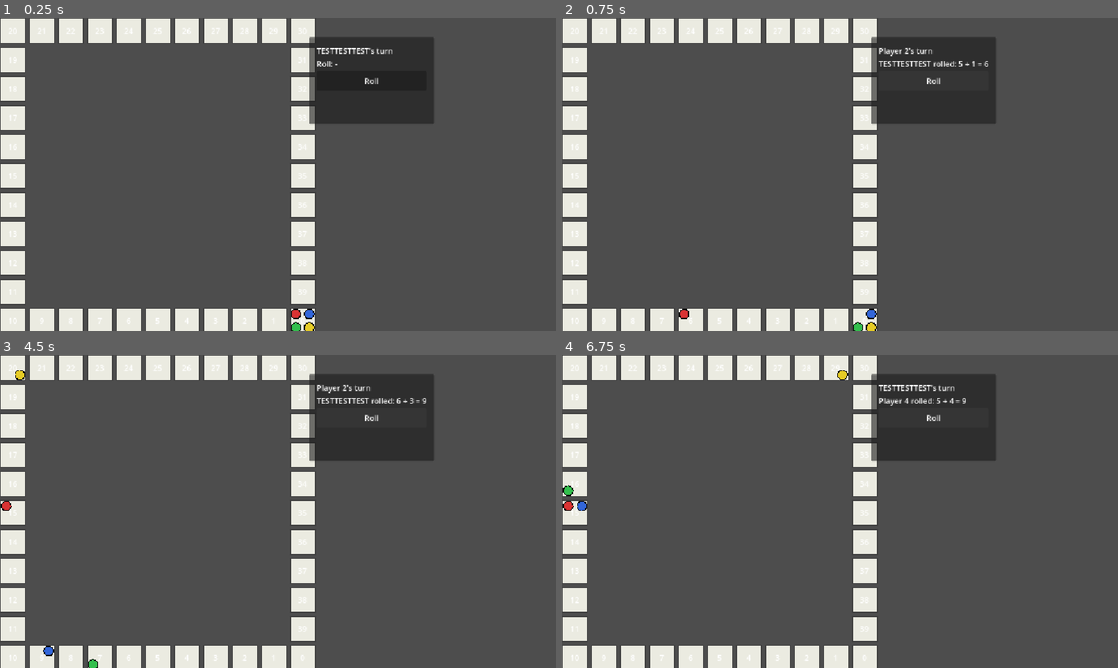
Above: before the commit, frames 1-4 (two rows, left to right).
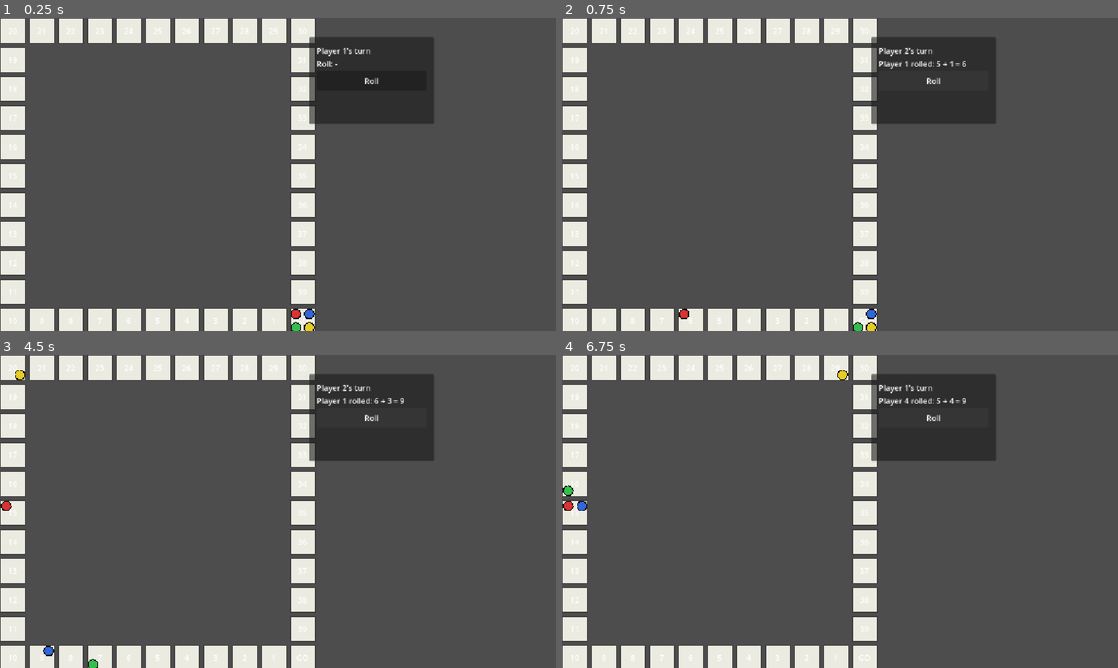
Above: after the commit, the same moments.

Repository: GregorRadovic/Magopoly
Game: Godot game, scene res://scenes/main.tscn
Same seed, same stepped clock (60 frames per second), same inputs: the game is played once before the commit and once after it.
Inputs:
- Up to frame 1 (0.25 s): no input
- Up to frame 2 (0.75 s): click "Roll" at 0.5 s
- Up to frame 3 (4.5 s): click "Roll" at 1.25 s; click "Roll" at 2 s; tap Enter at 2.75, 4.25 s; tap Space at 3.5 s
- Up to frame 4 (6.75 s): tap Space at 5, 6.5 s; tap Enter at 5.75 s

The runs differ from the first frame. In frame 1, 0.2% of the frame differs, in the area x 53-71%, y 9-98%; in frame 2, 0.2%; in frame 3, 0.2%, in the area x 53-77%, y 13-98%; in frame 4, 0.2%.

Commit message:
Go
Added Go space with placeholder text for when player's pass it

Diff:
--- a/scripts/board_space.gd
+++ b/scripts/board_space.gd
@@ -15,4 +15,4 @@
 
 func _update_label() -> void:
 	if label:
-		label.text = str(index)
+		label.text = "GO" if index == 0 else str(index)
--- a/scripts/main.gd
+++ b/scripts/main.gd
@@ -8,7 +8,7 @@
 	Color(0.2, 0.75, 0.3),
 	Color(0.9, 0.8, 0.15),
 ]
-const PLAYER_NAMES: Array[String] = ["TESTTESTTEST", "Player 2", "Player 3", "Player 4"]
+const PLAYER_NAMES: Array[String] = ["Player 1", "Player 2", "Player 3", "Player 4"]
 const MARKER_OFFSETS: Array[Vector2] = [
 	Vector2(-14, -14),
 	Vector2(14, -14),
@@ -49,10 +49,15 @@
 	var is_double: bool = die1 == die2
 	var player: Node2D = players[current_player]
 	dice_label.text = "%s rolled: %d + %d = %d" % [PLAYER_NAMES[current_player], die1, die2, roll]
+
+	var new_space_raw: int = player.current_space + roll
+	var passed_go: bool = new_space_raw >= board.TOTAL_SPACES
+	if passed_go:
+		dice_label.text += "\nYou passed Go!"
 	if is_double:
 		dice_label.text += "\nExtra turn!"
 
-	player.current_space = (player.current_space + roll) % board.TOTAL_SPACES
+	player.current_space = new_space_raw % board.TOTAL_SPACES
 	player.position = board.get_space_center(player.current_space) + MARKER_OFFSETS[current_player]
 
 	if not is_double:
